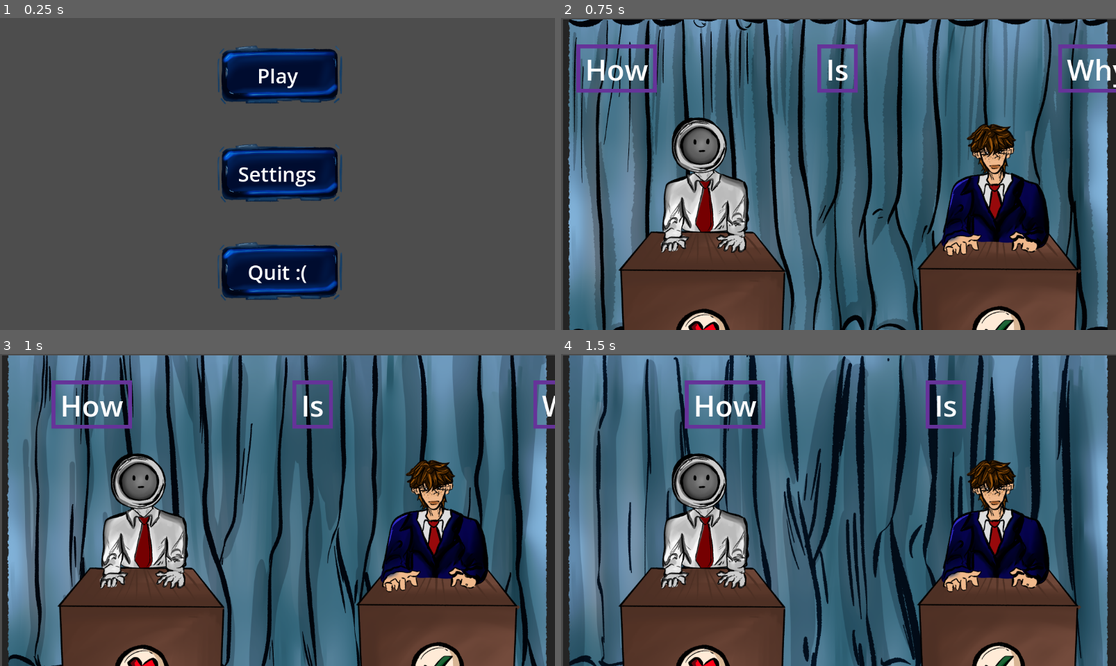
Above: before the commit, frames 1-4 (two rows, left to right).
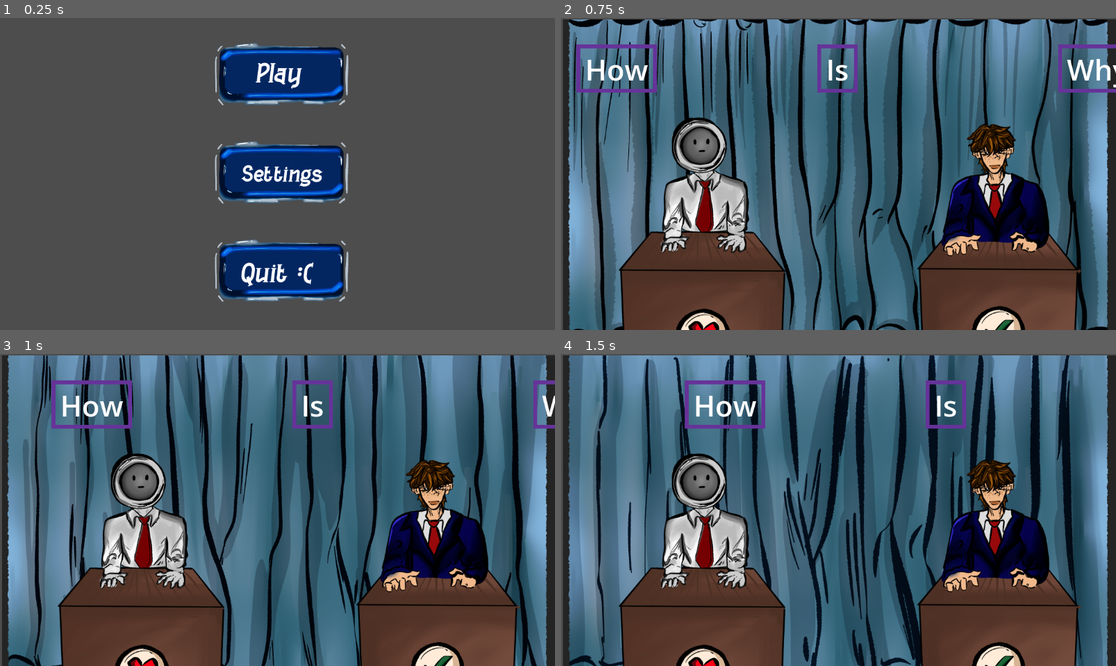
Above: after the commit, the same moments.

Repository: bunnybunnybun/AI-Takeover
Game: Godot game, scene res://scenes/main_menu.tscn
Same seed, same stepped clock (60 frames per second), same inputs: the game is played once before the commit and once after it.
Inputs (mouse positions are in pixels of both pictures, inside the frame that each line leads up to):
- Up to frame 1 (0.25 s): no input
- Up to frame 2 (0.75 s): click "Play" at 0.5 s
- Up to frame 3 (1 s): no input
- Up to frame 4 (1.5 s): tap Enter (ui_accept) at 1.25 s; move the mouse to (960, 494) at 1.27 s; click (960, 494) at 1.42 s

The runs differ from the first frame. In frame 1, 10% of the frame differs, in the area x 38-63%, y 8-91%; in frame 2, nothing differs; in frame 3, nothing differs; in frame 4, nothing differs.

Commit message:
changed buttons

Diff:
--- a/ai-takeover/background_elections.tscn
+++ b/ai-takeover/background_elections.tscn
@@ -1,10 +1,10 @@
 [gd_scene format=3 uid="uid://brx3uxf64o48t"]
 
-[ext_resource type="Texture2D" uid="uid://dldbw5fijux6q" path="res://images/election_main/Illustration53 (2).png" id="1_8h78q"]
-[ext_resource type="Texture2D" uid="uid://dniuir203h7hd" path="res://images/election_main/Illustration53 (3).png" id="2_d75al"]
-[ext_resource type="Texture2D" uid="uid://1txl45b88hgl" path="res://images/election_main/Illustration53 (4).png" id="3_p28mv"]
-[ext_resource type="Texture2D" uid="uid://dwyud4p30lwjn" path="res://images/election_main/Illustration53.png" id="4_231sa"]
-[ext_resource type="Texture2D" uid="uid://bqidouutqa0xw" path="res://images/election_main/Illustration53 (1).png" id="5_d75al"]
+[ext_resource type="Texture2D" uid="uid://dldbw5fijux6q" path="res://assets/images/election_main/Illustration53 (2).png" id="1_8h78q"]
+[ext_resource type="Texture2D" uid="uid://dniuir203h7hd" path="res://assets/images/election_main/Illustration53 (3).png" id="2_d75al"]
+[ext_resource type="Texture2D" uid="uid://1txl45b88hgl" path="res://assets/images/election_main/Illustration53 (4).png" id="3_p28mv"]
+[ext_resource type="Texture2D" uid="uid://dwyud4p30lwjn" path="res://assets/images/election_main/Illustration53.png" id="4_231sa"]
+[ext_resource type="Texture2D" uid="uid://bqidouutqa0xw" path="res://assets/images/election_main/Illustration53 (1).png" id="5_d75al"]
 
 [sub_resource type="SpriteFrames" id="SpriteFrames_nvk4i"]
 animations = [{
--- a/ai-takeover/scenes/main.tscn
+++ b/ai-takeover/scenes/main.tscn
@@ -16,6 +16,7 @@
 position = Vector2(490, 162)
 scale = Vector2(0.5, 0.5)
 
+[node name="Node2D" parent="." unique_id=1823685871 instance=ExtResource("5_tbgi4")]
+
 [node name="River" parent="." unique_id=256900186 instance=ExtResource("4_jyhfs")]
-
-[node name="Node2D" parent="." unique_id=1823685871 instance=ExtResource("5_tbgi4")]
+z_index = 150
--- a/ai-takeover/scenes/main_menu.tscn
+++ b/ai-takeover/scenes/main_menu.tscn
@@ -1,9 +1,12 @@
 [gd_scene format=3 uid="uid://ddl6tvnuar0i7"]
 
-[ext_resource type="Texture2D" uid="uid://ch5eideia2mi0" path="res://images/button/Illustration50.png" id="1_wu84c"]
+[ext_resource type="Texture2D" uid="uid://c04k1xc47kejl" path="res://assets/images/button/Illustration50 (3).png" id="1_oa1go"]
 [ext_resource type="Script" uid="uid://0qgfs5uw3bn1" path="res://scripts/quit.gd" id="2_bqqt6"]
 [ext_resource type="Script" uid="uid://df61x37rfu7v8" path="res://scripts/play.gd" id="2_wu84c"]
-[ext_resource type="Texture2D" uid="uid://dho0m6j3sic33" path="res://images/button/Illustration50 (2).png" id="5_rtw2f"]
+[ext_resource type="Texture2D" uid="uid://b5sb4w1ibapc4" path="res://assets/images/button/Illustration50 (1).png" id="3_tbmy8"]
+[ext_resource type="Texture2D" uid="uid://iu1fvdwuhyso" path="res://assets/images/button/Illustration.png" id="4_tbmy8"]
+[ext_resource type="FontFile" uid="uid://buydc1jct145k" path="res://assets/fonts/ClearGulchOblique-R9xvW.otf" id="5_jk1qb"]
+[ext_resource type="Texture2D" uid="uid://dho0m6j3sic33" path="res://assets/images/button/Illustration50 (2).png" id="5_rtw2f"]
 
 [node name="main_menu" type="Control" unique_id=1618483000]
 layout_mode = 3
@@ -30,9 +33,10 @@
 [node name="play" type="TextureButton" parent="VBoxContainer" unique_id=1850530869]
 layout_mode = 2
 size_flags_vertical = 3
-texture_normal = ExtResource("5_rtw2f")
-texture_hover = ExtResource("1_wu84c")
-texture_focused = ExtResource("1_wu84c")
+texture_normal = ExtResource("1_oa1go")
+texture_pressed = ExtResource("5_rtw2f")
+texture_hover = ExtResource("3_tbmy8")
+texture_focused = ExtResource("4_tbmy8")
 stretch_mode = 5
 script = ExtResource("2_wu84c")
 
@@ -41,9 +45,14 @@
 anchors_preset = 15
 anchor_right = 1.0
 anchor_bottom = 1.0
+offset_left = 3.0
+offset_top = -7.0
+offset_right = 3.0
+offset_bottom = -7.0
 grow_horizontal = 2
 grow_vertical = 2
-theme_override_font_sizes/font_size = 42
+theme_override_fonts/font = ExtResource("5_jk1qb")
+theme_override_font_sizes/font_size = 60
 text = "Play"
 horizontal_alignment = 1
 vertical_alignment = 1
@@ -51,9 +60,10 @@
 [node name="settings" type="TextureButton" parent="VBoxContainer" unique_id=1064052194]
 layout_mode = 2
 size_flags_vertical = 3
-texture_normal = ExtResource("5_rtw2f")
-texture_hover = ExtResource("1_wu84c")
-texture_focused = ExtResource("1_wu84c")
+texture_normal = ExtResource("1_oa1go")
+texture_pressed = ExtResource("5_rtw2f")
+texture_hover = ExtResource("3_tbmy8")
+texture_focused = ExtResource("4_tbmy8")
 stretch_mode = 5
 
 [node name="Label" type="Label" parent="VBoxContainer/settings" unique_id=690752774]
@@ -61,9 +71,14 @@
 anchors_preset = 15
 anchor_right = 1.0
 anchor_bottom = 1.0
+offset_left = 9.0
+offset_top = -1.0
+offset_right = 9.0
+offset_bottom = -1.0
 grow_horizontal = 2
 grow_vertical = 2
-theme_override_font_sizes/font_size = 42
+theme_override_fonts/font = ExtResource("5_jk1qb")
+theme_override_font_sizes/font_size = 50
 text = "Settings"
 horizontal_alignment = 1
 vertical_alignment = 1
@@ -71,9 +86,10 @@
 [node name="quit" type="TextureButton" parent="VBoxContainer" unique_id=1751975841]
 layout_mode = 2
 size_flags_vertical = 3
-texture_normal = ExtResource("5_rtw2f")
-texture_hover = ExtResource("1_wu84c")
-texture_focused = ExtResource("1_wu84c")
+texture_normal = ExtResource("1_oa1go")
+texture_pressed = ExtResource("5_rtw2f")
+texture_hover = ExtResource("3_tbmy8")
+texture_focused = ExtResource("4_tbmy8")
 stretch_mode = 5
 script = ExtResource("2_bqqt6")
 
@@ -84,7 +100,8 @@
 anchor_bottom = 1.0
 grow_horizontal = 2
 grow_vertical = 2
-theme_override_font_sizes/font_size = 42
+theme_override_fonts/font = ExtResource("5_jk1qb")
+theme_override_font_sizes/font_size = 60
 text = "Quit :("
 horizontal_alignment = 1
 vertical_alignment = 1
--- a/ai-takeover/scenes/word_push.tscn
+++ b/ai-takeover/scenes/word_push.tscn
@@ -1,17 +1,17 @@
 [gd_scene format=3 uid="uid://b4t8lkx0h57yd"]
 
 [ext_resource type="Script" uid="uid://bntx1oakwsrjv" path="res://scripts/word_push.gd" id="1_o6xqn"]
-[ext_resource type="Texture2D" uid="uid://cfg3gf054u2j6" path="res://images/hand/Animation_0001.png" id="3_02fip"]
-[ext_resource type="Texture2D" uid="uid://cvlg2d2xhtiha" path="res://images/hand/Animation_0002.png" id="4_0bggx"]
-[ext_resource type="Texture2D" uid="uid://dwk038fc52not" path="res://images/hand/Animation_0003.png" id="5_ju4yt"]
-[ext_resource type="Texture2D" uid="uid://b7mnf5fydiwy2" path="res://images/hand/Animation_0004.png" id="6_kktc8"]
-[ext_resource type="Texture2D" uid="uid://co1o5sqxxraw1" path="res://images/hand/Animation_0005.png" id="7_nnvf8"]
-[ext_resource type="Texture2D" uid="uid://bl2rtyf0eilui" path="res://images/hand/Animation_0006.png" id="8_piyq4"]
-[ext_resource type="Texture2D" uid="uid://by7fc4cfqvuey" path="res://images/hand/Animation_0007.png" id="9_y7d7k"]
-[ext_resource type="Texture2D" uid="uid://cblq126ji0ouf" path="res://images/hand/Animation_0008.png" id="10_ipofq"]
-[ext_resource type="Texture2D" uid="uid://ygakbvwkd2yx" path="res://images/hand/Animation_0009.png" id="11_gfh5m"]
-[ext_resource type="Texture2D" uid="uid://clps3td1hnds0" path="res://images/hand/Animation_0000.png" id="12_kr44w"]
-[ext_resource type="Texture2D" uid="uid://hjovsf0wrdxh" path="res://images/hand/Animation_0011.png" id="13_xw2lp"]
+[ext_resource type="Texture2D" uid="uid://cfg3gf054u2j6" path="res://assets/images/hand/Animation_0001.png" id="3_02fip"]
+[ext_resource type="Texture2D" uid="uid://cvlg2d2xhtiha" path="res://assets/images/hand/Animation_0002.png" id="4_0bggx"]
+[ext_resource type="Texture2D" uid="uid://dwk038fc52not" path="res://assets/images/hand/Animation_0003.png" id="5_ju4yt"]
+[ext_resource type="Texture2D" uid="uid://b7mnf5fydiwy2" path="res://assets/images/hand/Animation_0004.png" id="6_kktc8"]
+[ext_resource type="Texture2D" uid="uid://co1o5sqxxraw1" path="res://assets/images/hand/Animation_0005.png" id="7_nnvf8"]
+[ext_resource type="Texture2D" uid="uid://bl2rtyf0eilui" path="res://assets/images/hand/Animation_0006.png" id="8_piyq4"]
+[ext_resource type="Texture2D" uid="uid://by7fc4cfqvuey" path="res://assets/images/hand/Animation_0007.png" id="9_y7d7k"]
+[ext_resource type="Texture2D" uid="uid://cblq126ji0ouf" path="res://assets/images/hand/Animation_0008.png" id="10_ipofq"]
+[ext_resource type="Texture2D" uid="uid://ygakbvwkd2yx" path="res://assets/images/hand/Animation_0009.png" id="11_gfh5m"]
+[ext_resource type="Texture2D" uid="uid://clps3td1hnds0" path="res://assets/images/hand/Animation_0000.png" id="12_kr44w"]
+[ext_resource type="Texture2D" uid="uid://hjovsf0wrdxh" path="res://assets/images/hand/Animation_0011.png" id="13_xw2lp"]
 
 [sub_resource type="SpriteFrames" id="SpriteFrames_y0gf6"]
 animations = [{
Binary file added: ai-takeover/assets/fonts/ClearGulchOblique-R9xvW.otf
Not shown, added: ai-takeover/assets/fonts/ClearGulchOblique-R9xvW.otf.import
Renamed: ai-takeover/images/button/Illustration50.png -> ai-takeover/assets/images/button/Illustration.png
Not shown, changed: ai-takeover/assets/images/button/Illustration.png.import
Renamed: ai-takeover/images/button/Illustration50 (1).png -> ai-takeover/assets/images/button/Illustration50 (1).png
Not shown, changed: ai-takeover/assets/images/button/Illustration50 (1).png.import
Renamed: ai-takeover/images/button/Illustration50 (2).png -> ai-takeover/assets/images/button/Illustration50 (2).png
Not shown, changed: ai-takeover/assets/images/button/Illustration50 (2).png.import
Renamed: ai-takeover/images/button/Illustration50 (3).png -> ai-takeover/assets/images/button/Illustration50 (3).png
Not shown, changed: ai-takeover/assets/images/button/Illustration50 (3).png.import
Binary file added: ai-takeover/assets/images/button/Illustration50.png
Not shown, changed: ai-takeover/assets/images/button/Illustration50.png.import
(and 34 more such lines)
